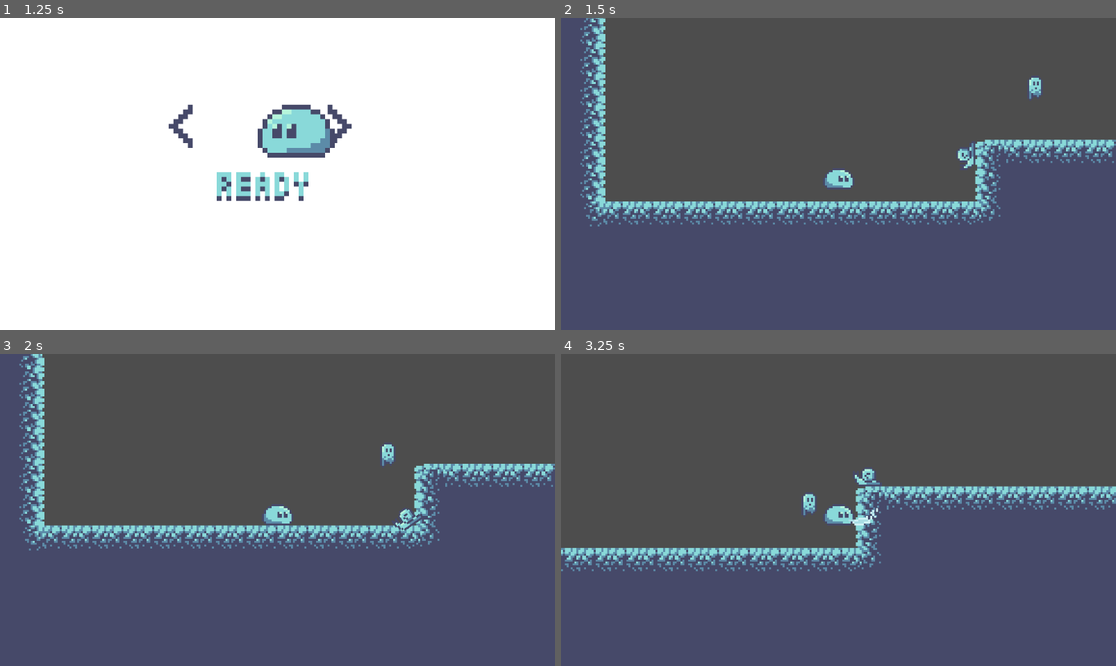
Above: before the commit, frames 1-4 (two rows, left to right).
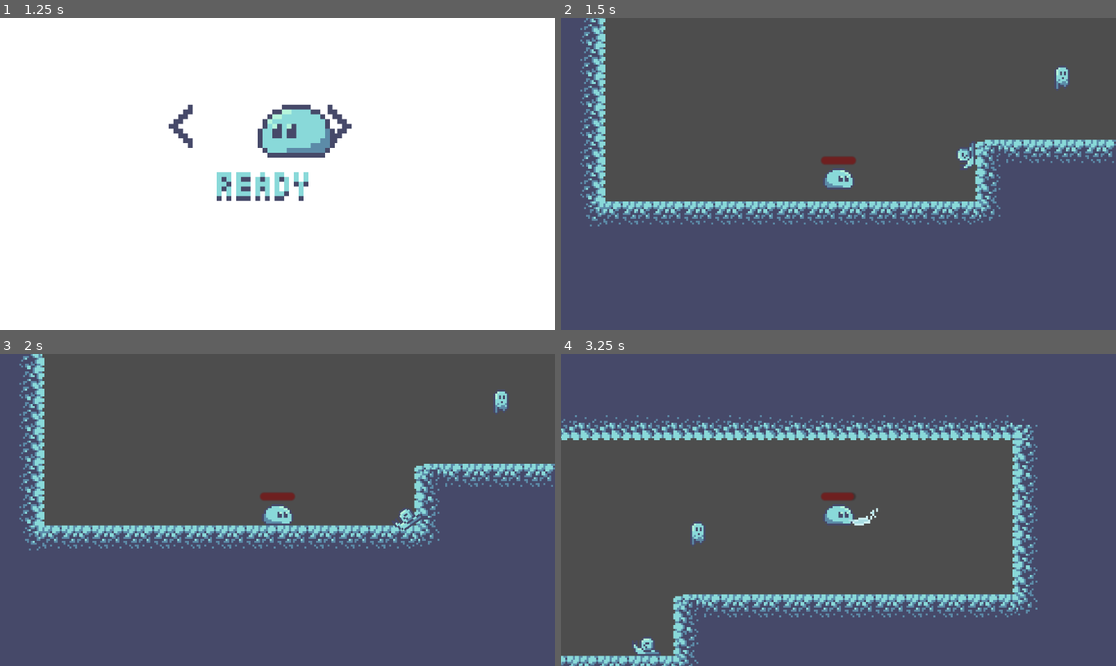
Above: after the commit, the same moments.

Repository: Extor-Productions/soulhunters
Game: Godot game, scene res://Menus/main_meny.tscn
Same seed, same stepped clock (60 frames per second), same inputs: the game is played once before the commit and once after it.
Inputs (mouse positions are in pixels of both pictures, inside the frame that each line leads up to):
- Up to frame 1 (1.25 s): click (283, 195) at 0.5 s
- Up to frame 2 (1.5 s): click (827, 186) at 1.25 s
- Up to frame 3 (2 s): no input
- Up to frame 4 (3.25 s): move the mouse to (960, 494) at 2.02 s; hold D (Right) from 2.03 s (still down); click (960, 494) at 2.1 s; tap Space (Jump) at 2.27, 3.02 s; move the mouse to (727, 525) at 2.77 s; click (727, 525) at 2.85 s

Frame 1 is identical in both runs. In frame 2, 0.5% of the frame differs, in the area x 46-92%, y 15-47%; in frame 3, 0.5%; in frame 4, 57%, in the area x 0-100%, y 0-100%.

Commit message:
Health bar

Diff:
--- a/Characters/Enemies/ghost_minion.gd
+++ b/Characters/Enemies/ghost_minion.gd
@@ -9,7 +9,7 @@
 
 var stop = false
 
-var damage := 1
+var damage := -1
 var health := 5
 
 func _physics_process(delta):
@@ -46,15 +46,16 @@
 func _on_player_detect_body_shape_entered(body):
 	if body.is_in_group("Player"):
 		player = body
+		launch_back = false
 		chase = true
 
 #när spelaren lämnar arean
 func _on_player_detect_body_shape_exited(body):
 	if body.is_in_group("Player"):
 		#Ta bort spelaren från spöket
-		if !launch_back:
-			player = null
-			chase = false
+		player = null
+		chase = false
+		launch_back = false
 
 #Kollar när spöket har attackerat spelaren
 func _on_hit_box_body_entered(body):
--- a/Characters/Enemies/ghost_minion.tscn
+++ b/Characters/Enemies/ghost_minion.tscn
@@ -18,7 +18,7 @@
 }]
 
 [sub_resource type="CircleShape2D" id="CircleShape2D_vnrww"]
-radius = 126.016
+radius = 56.0089
 
 [sub_resource type="CapsuleShape2D" id="CapsuleShape2D_7nrth"]
 radius = 4.0
--- /dev/null
+++ b/Characters/Health/Health.tscn
@@ -0,0 +1,25 @@
+[gd_scene load_steps=2 format=3 uid="uid://duu0fboxtwwaf"]
+
+[ext_resource type="Script" path="res://Characters/Health/Health_Bar.gd" id="1_m5vid"]
+
+[node name="UI" type="Control"]
+layout_mode = 3
+anchors_preset = 0
+offset_right = 40.0
+offset_bottom = 40.0
+script = ExtResource("1_m5vid")
+
+[node name="ProgressBar" type="ProgressBar" parent="."]
+modulate = Color(1, 0, 0, 1)
+self_modulate = Color(0.733333, 0, 0, 1)
+texture_filter = 2
+layout_mode = 0
+offset_left = -9.0
+offset_top = -9.0
+offset_right = 9.0
+offset_bottom = -5.0
+theme_override_colors/font_color = Color(1, 0, 0, 1)
+max_value = 10.0
+step = 1.0
+value = 10.0
+show_percentage = false
--- /dev/null
+++ b/Characters/Health/Health_Bar.gd
@@ -0,0 +1,15 @@
+extends Control
+
+@onready var bar = $ProgressBar
+
+var health = 10
+
+func set_health(new_health):
+	health = new_health
+
+	bar.max_value = health
+
+func change_health(amount):
+	health += amount
+
+	bar.value = health
--- a/Characters/slime_warrior.gd
+++ b/Characters/slime_warrior.gd
@@ -10,8 +10,9 @@
 var health := 10
 
 @onready var up_slash = $my_hit_box2
+@onready var health_bar = $Health
 
-var damage := 1
+var damage := -1
 var damage_dir = 0
 var knockback = false
 
@@ -29,6 +30,8 @@
 
 func _ready():
 	exist_start()
+
+	health_bar.set_health(health)
 
 func _physics_process(delta):
 	_gravity(delta)
@@ -112,11 +115,11 @@
 	return damage_dir
 
 func take_damage(amount):
-	print("Take damage")
 	$KnockbackTimer.start()
 	knockback = true
 
-	health -= amount
+	health += amount
+	health_bar.change_health(amount)
 
 func _on_knockback_timer_timeout():
 	knockback = false
--- a/Characters/slime_warrior.tscn
+++ b/Characters/slime_warrior.tscn
@@ -1,8 +1,9 @@
-[gd_scene load_steps=15 format=3 uid="uid://d4dj6v1xp1jek"]
+[gd_scene load_steps=16 format=3 uid="uid://d4dj6v1xp1jek"]
 
 [ext_resource type="Script" path="res://Characters/slime_warrior.gd" id="1_sccvk"]
 [ext_resource type="Texture2D" uid="uid://cjqjc248drb13" path="res://GameAssets/Slime.png" id="2_48hf1"]
 [ext_resource type="Texture2D" uid="uid://daxyo8j13fegy" path="res://GameAssets/Slash.png" id="3_mestp"]
+[ext_resource type="PackedScene" uid="uid://duu0fboxtwwaf" path="res://Characters/Health/Health.tscn" id="4_bfbdg"]
 
 [sub_resource type="AtlasTexture" id="AtlasTexture_usnm3"]
 atlas = ExtResource("3_mestp")
@@ -186,5 +187,7 @@
 wait_time = 0.1
 one_shot = true
 
+[node name="Health" parent="." instance=ExtResource("4_bfbdg")]
+
 [connection signal="area_entered" from="my_hurt_box" to="." method="_on_my_hurt_box_area_entered"]
 [connection signal="timeout" from="KnockbackTimer" to="." method="_on_knockback_timer_timeout"]
--- a/Characters/snail.gd
+++ b/Characters/snail.gd
@@ -3,7 +3,7 @@
 
 var my_position = Vector2.ZERO
 var health = 5
-var damage = 1
+var damage = -1
 
 var back = false
 
@@ -28,7 +28,7 @@
 	#Gör så att sniglen är odödlig en stund efter den har tagit skada
 	$enemy_hurt_box/CollisionShape2D.set_deferred("disabled", true)
 
-	health -= amount
+	health += amount
 
 func _on_korvtimer_timeout():
 	emit_signal("knockback", false, 0)
